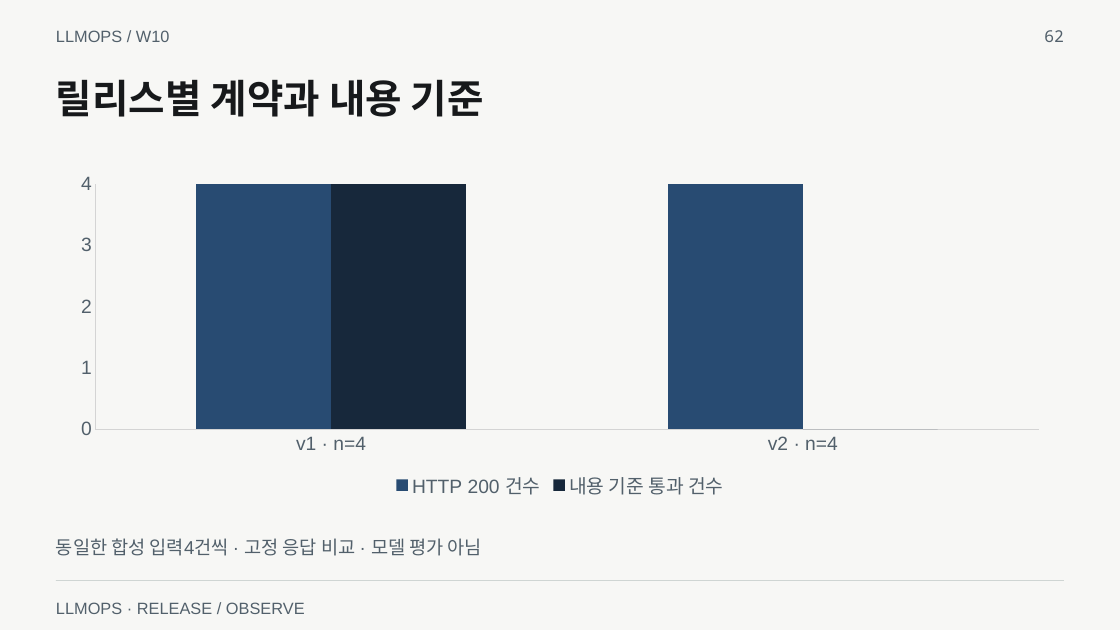
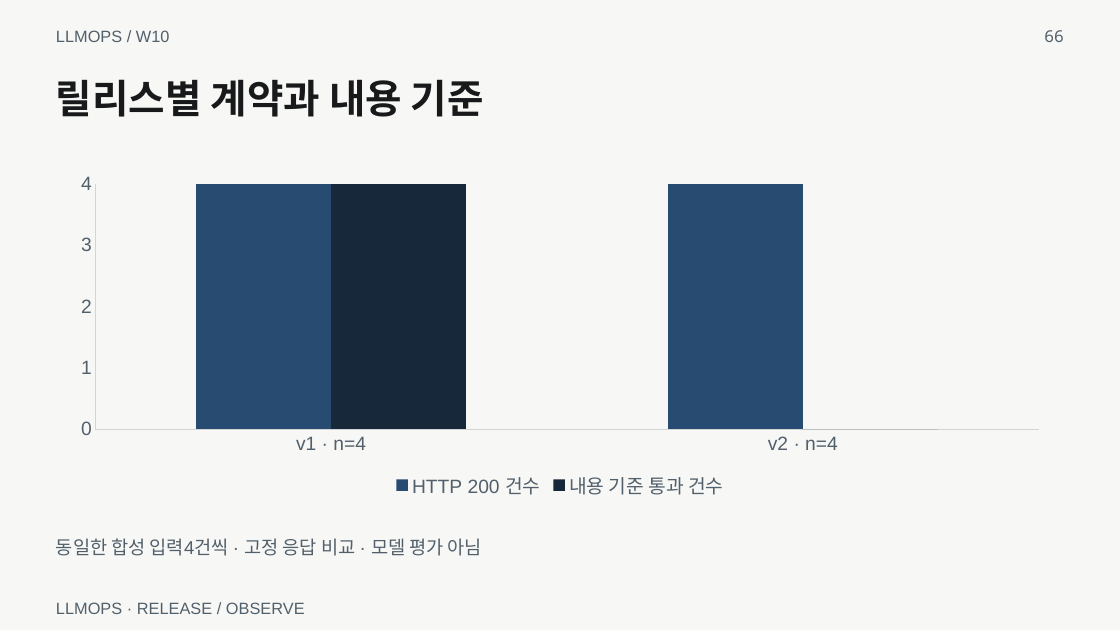
Before and after one commit to smilesjcha/llmops-16week, a slide deck: slide 66 of week10/lecture/10_week10_observable_deployment.pptx (slide 62 before the commit). Drawn at 1120x630 pixels with LibreOffice and Linux fonts; fonts in the diff are those of the drawing. Boxes give left, top, right and bottom in pixels: in the first picture for what was removed or moved away, otherwise in the second. Text is boxed around its words. In the diff, an @@ line names an element or a change of style, - is before the commit and + after.

```diff
--- a/week10/lecture/10_week10_observable_deployment.pptx
+++ b/week10/lecture/10_week10_observable_deployment.pptx
@@ text at (x1=1044, y1=30, x2=1064, y2=42): text changed @@
-62
+66
@@ rectangle removed at (x1=56, y1=581, x2=1065, y2=581) @@
```
Also in this commit, not shown: 70 other slides changed, 5 slides added, 1 slide removed, 20 other files.
